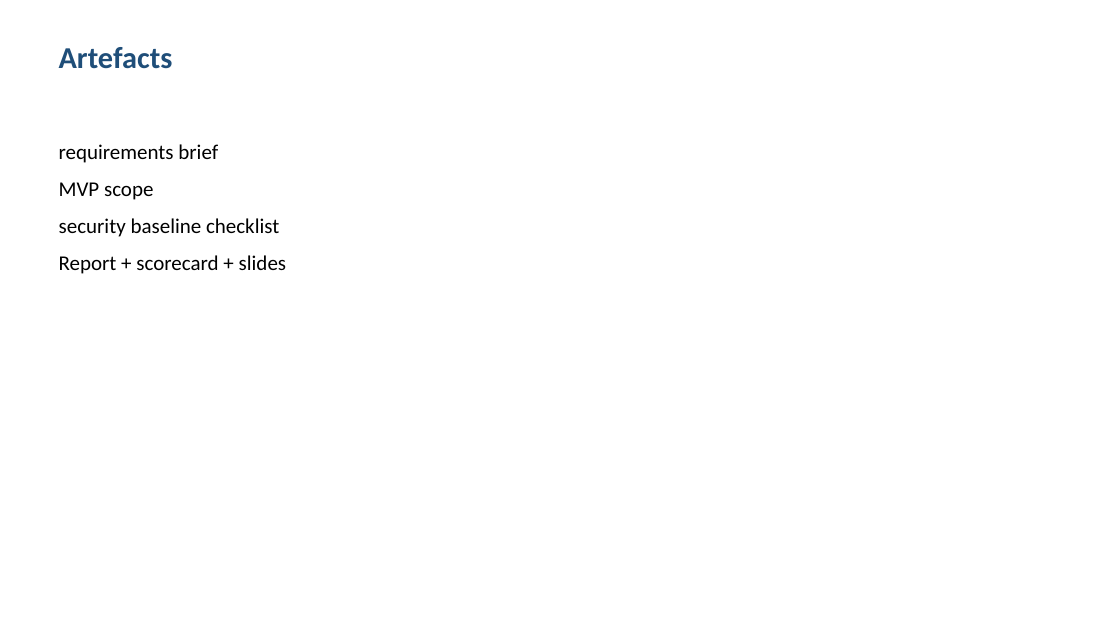
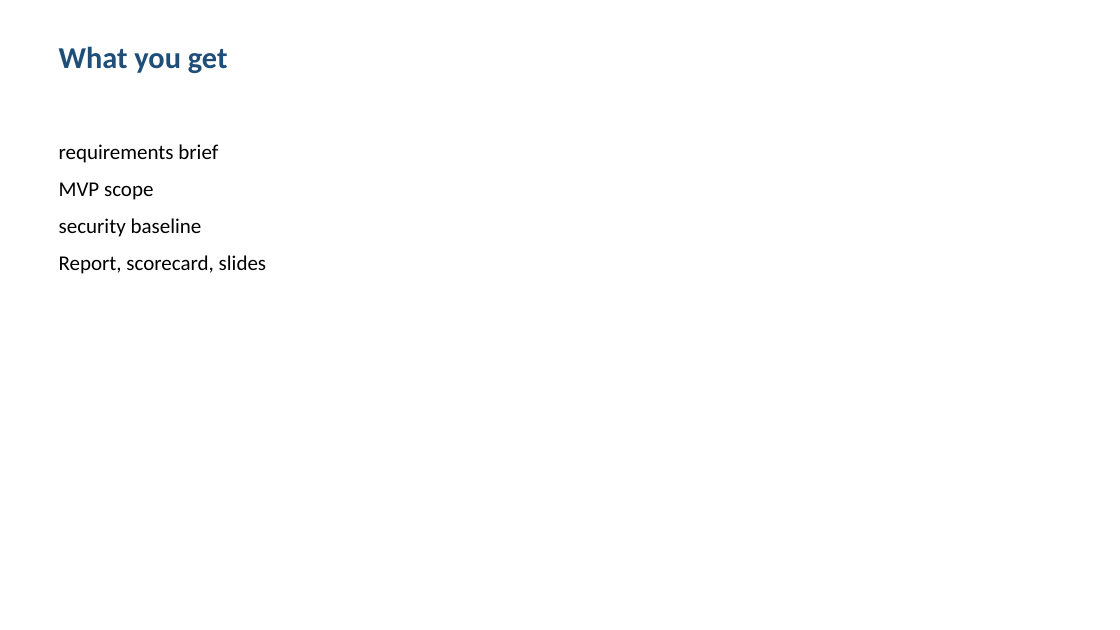
Before and after one commit to shohrabniaz/appointment-no-show-prediction-model, a slide deck: slide 3 of Final_Submission/02_Presentation.pptx. Drawn at 1120x630 pixels with LibreOffice and Linux fonts; fonts in the diff are those of the drawing. Boxes give left, top, right and bottom in pixels: in the first picture for what was removed or moved away, otherwise in the second. Text is boxed around its words. In the diff, an @@ line names an element or a change of style, - is before the commit and + after.

```diff
--- a/Final_Submission/02_Presentation.pptx
+++ b/Final_Submission/02_Presentation.pptx
@@ text at [59,46,228,73]: text changed @@
-Artefacts
+What you get
@@ text at [59,218,266,274]: text changed @@
-security baseline checklist
-Report + scorecard + slides
+security baseline
+Report, scorecard, slides
```
Also in this commit, not shown: 2 other slides changed, 1 slide added, 1 slide removed, 12 other files.
